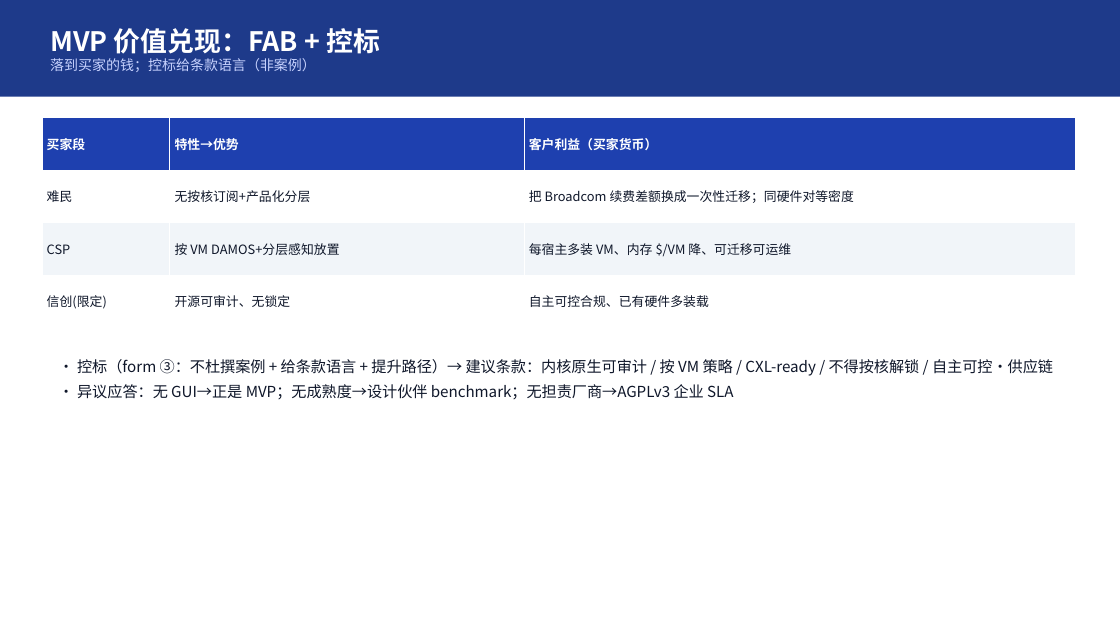
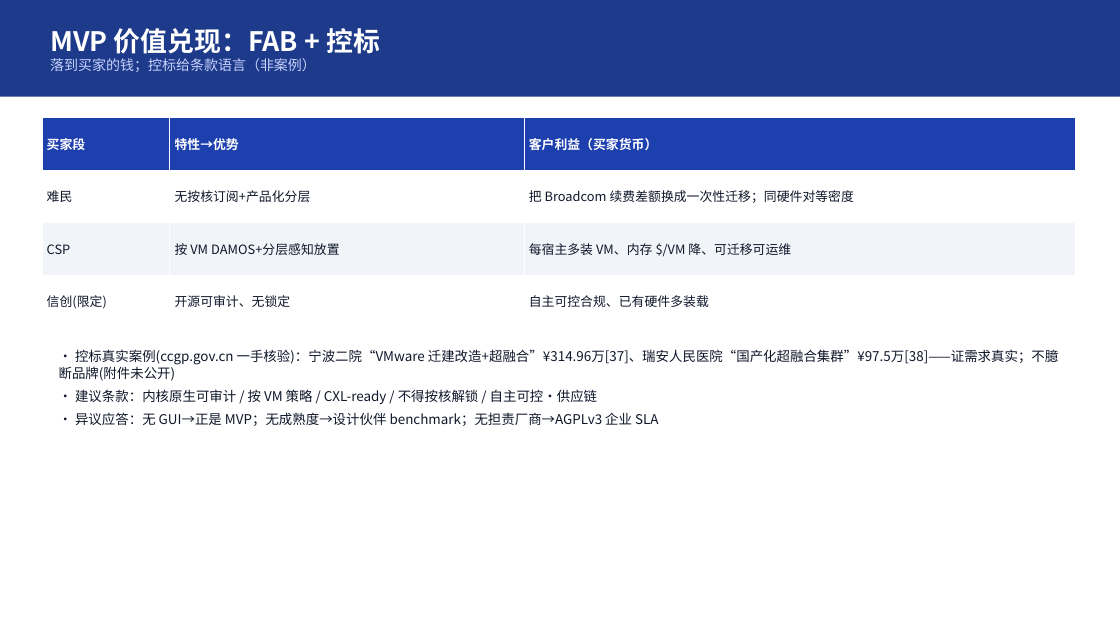
Before and after one commit to turtacn/storm, a slide deck: slide 12 of docs/harness-sop/examples/memory-tiring-p2v/mt-v1.pptx. Drawn at 1120x630 pixels with LibreOffice and Linux fonts; fonts in the diff are those of the drawing. Boxes give left, top, right and bottom in pixels: in the first picture for what was removed or moved away, otherwise in the second. Text is boxed around its words. In the diff, an @@ line names an element or a change of style, - is before the commit and + after.

```diff
--- a/docs/harness-sop/examples/memory-tiring-p2v/mt-v1.pptx
+++ b/docs/harness-sop/examples/memory-tiring-p2v/mt-v1.pptx
@@ text "• 控标真实案例(ccgp.gov.cn 一手核验)：宁波二院“VMware 迁建改造+超融合”¥314.96万[37] ...": place and size @@
-text "• 控标真实案例(ccgp.gov.cn 一手核验)：宁波二院“VMware 迁建改造+超融合”¥314.96万[37] ..." at [77, 359, 1053, 399]
+text "• 控标真实案例(ccgp.gov.cn 一手核验)：宁波二院“VMware 迁建改造+超融合”¥314.96万[37] ..." at [59, 349, 1058, 426]
@@ text at [59, 349, 1058, 404]: text changed; size 13 to 11.5 pt @@
-• 控标（form ③：不杜撰案例 + 给条款语言 + 提升路径）→ 建议条款：内核原生可审计 / 按 VM 策略 / CXL-ready / 不得按核解锁 / 自主可控·供应链
+• 控标真实案例(ccgp.gov.cn 一手核验)：宁波二院“VMware 迁建改造+超融合”¥314.96万[37]、瑞安人民医院“国产化超融合集群”¥97.5万[38]——证需求真实；不臆断品牌(附件未公开)
+• 建议条款：内核原生可审计 / 按 VM 策略 / CXL-ready / 不得按核解锁 / 自主可控·供应链
@@ text at [75, 412, 658, 426]: size 13 to 11.5 pt in "• 异议应答：无 GUI→正是 MVP；无成熟度→设计伙伴 benchmark；无担责厂商→AGPLv3 企业 SLA" @@
```
Also in this commit, not shown: 1 other slide changed, 2 other files.
